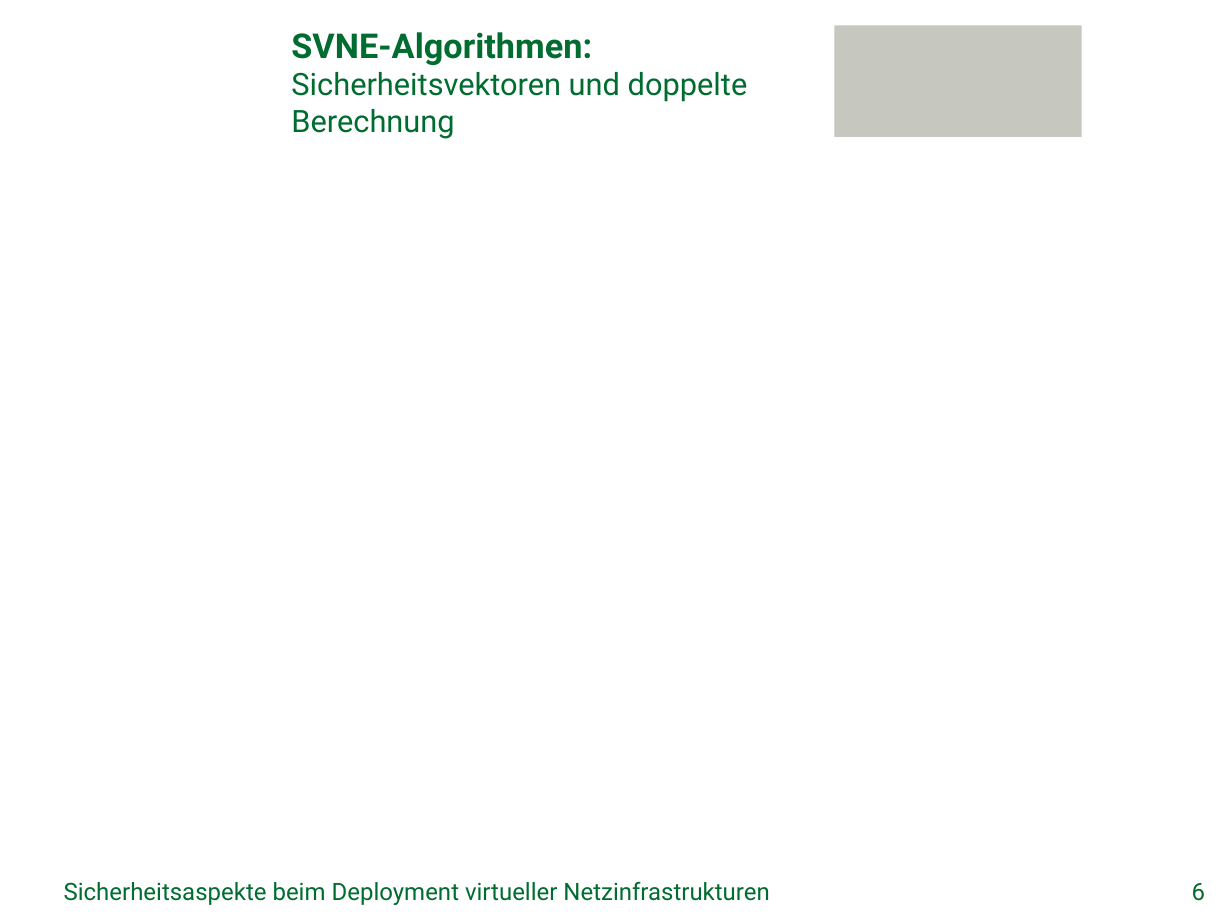
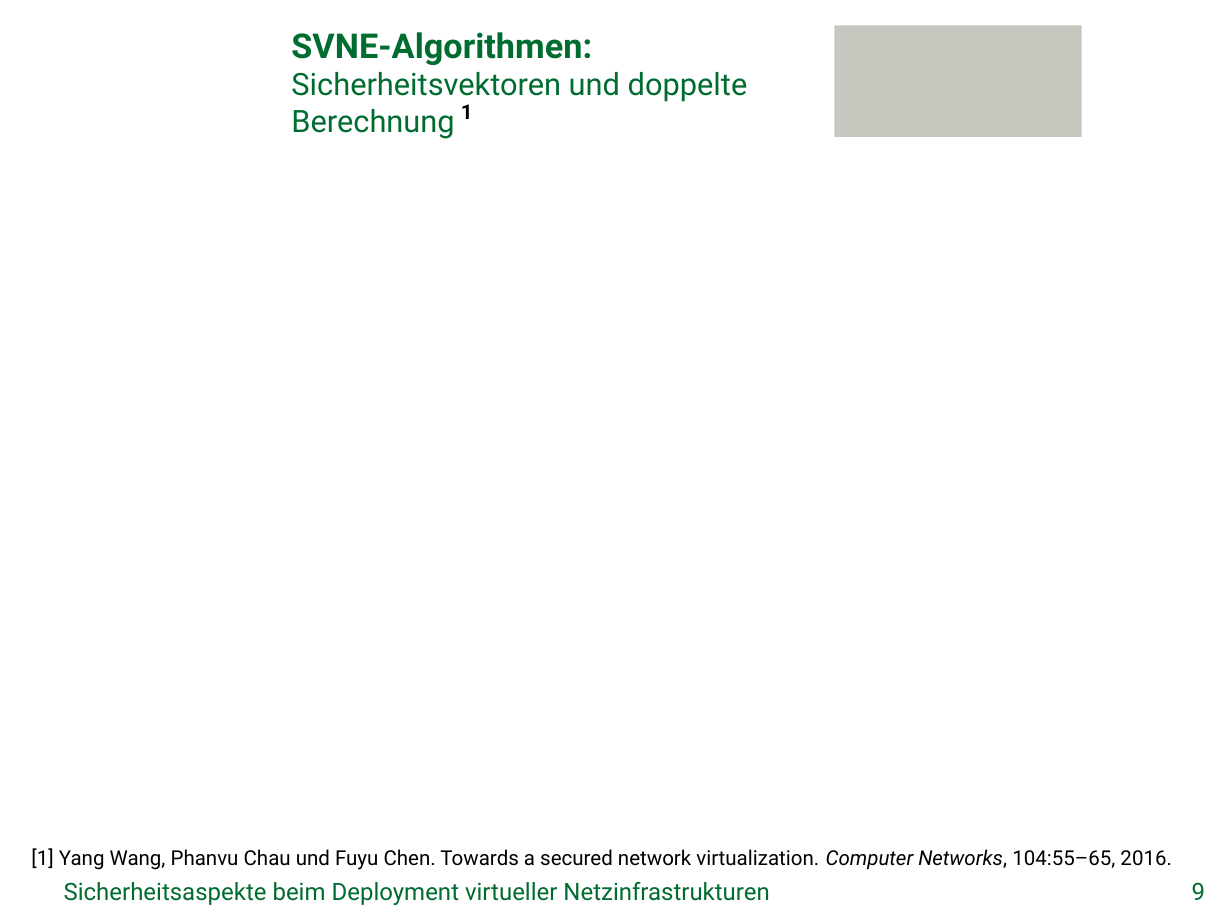
Before and after one commit to GeGroe/timvs, a slide deck: slide 9 of Referat/PowerPoint/TimvS_SVNE.pptx (slide 6 before the commit). Drawn at 1232x924 pixels with LibreOffice and Linux fonts; fonts in the diff are those of the drawing; background and template pictures are left out. Boxes give left, top, right and bottom in pixels: in the first picture for what was removed or moved away, otherwise in the second. Text is boxed around its words. In the diff, an @@ line names an element or a change of style, - is before the commit and + after.

```diff
--- a/Referat/PowerPoint/TimvS_SVNE.pptx
+++ b/Referat/PowerPoint/TimvS_SVNE.pptx
@@ text added at [461, 104, 473, 119], 12 pt, text #000000, bold @@
+1
@@ text added at [31, 848, 1172, 870], 12 pt, text #000000 @@
+[1] Yang Wang, Phanvu Chau und Fuyu Chen. Towards a secured network virtualization. Computer Networks, 104:55–65, 2016.
@@ page number at [1192, 882, 1205, 900]: text changed @@
-6
+9
```
Also in this commit, not shown: 3 other slides changed, 5 slides added, 4 other files.
